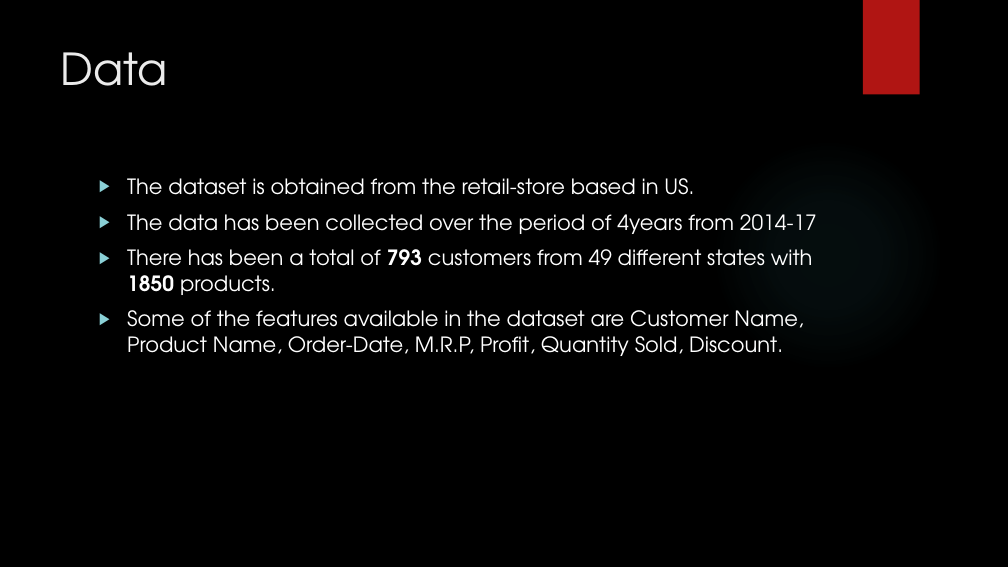
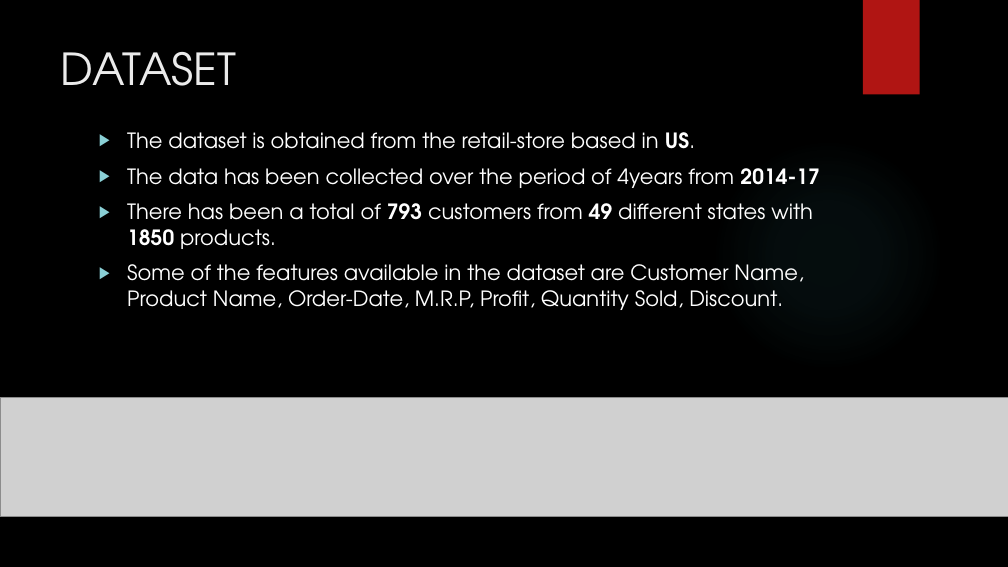
Before and after one commit to madhuhasa/digital-alpha, a slide deck: slide 7 of project/DIGITAL MARKETING.pptx. Drawn at 1008x567 pixels with LibreOffice and Linux fonts; fonts in the diff are those of the drawing; grey boxes stand for pictures; background and template pictures are left out. Boxes give left, top, right and bottom in pixels: in the first picture for what was removed or moved away, otherwise in the second. Text is boxed around its words. In the diff, an @@ line names an element or a change of style, - is before the commit and + after.

```diff
--- a/project/DIGITAL MARKETING.pptx
+++ b/project/DIGITAL MARKETING.pptx
@@ title at (x1=61, y1=52, x2=236, y2=86): text changed @@
-Data
+DATASET
@@ text "The dataset is obtained from ..." moved from (x1=127, y1=178, x2=817, y2=356) to (x1=127, y1=132, x2=819, y2=310) @@
@@ text at (x1=127, y1=132, x2=819, y2=249): bold on in "US.", "2014-17", "49" @@
@@ picture added at (x1=0, y1=398, x2=1008, y2=516) @@
```
Also in this commit, not shown: 12 other slides changed, 14 slides added, 2 slides removed.
